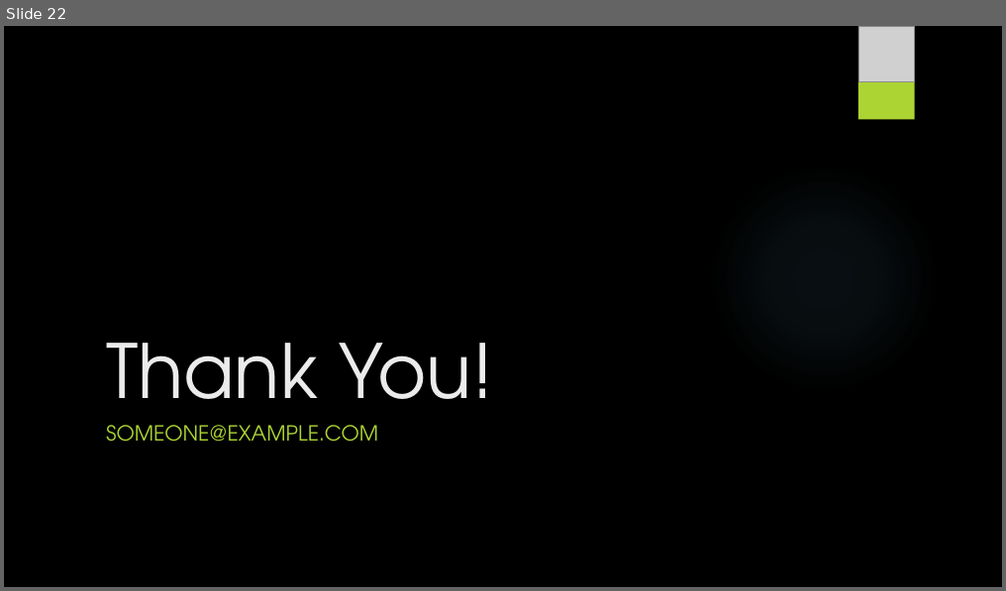
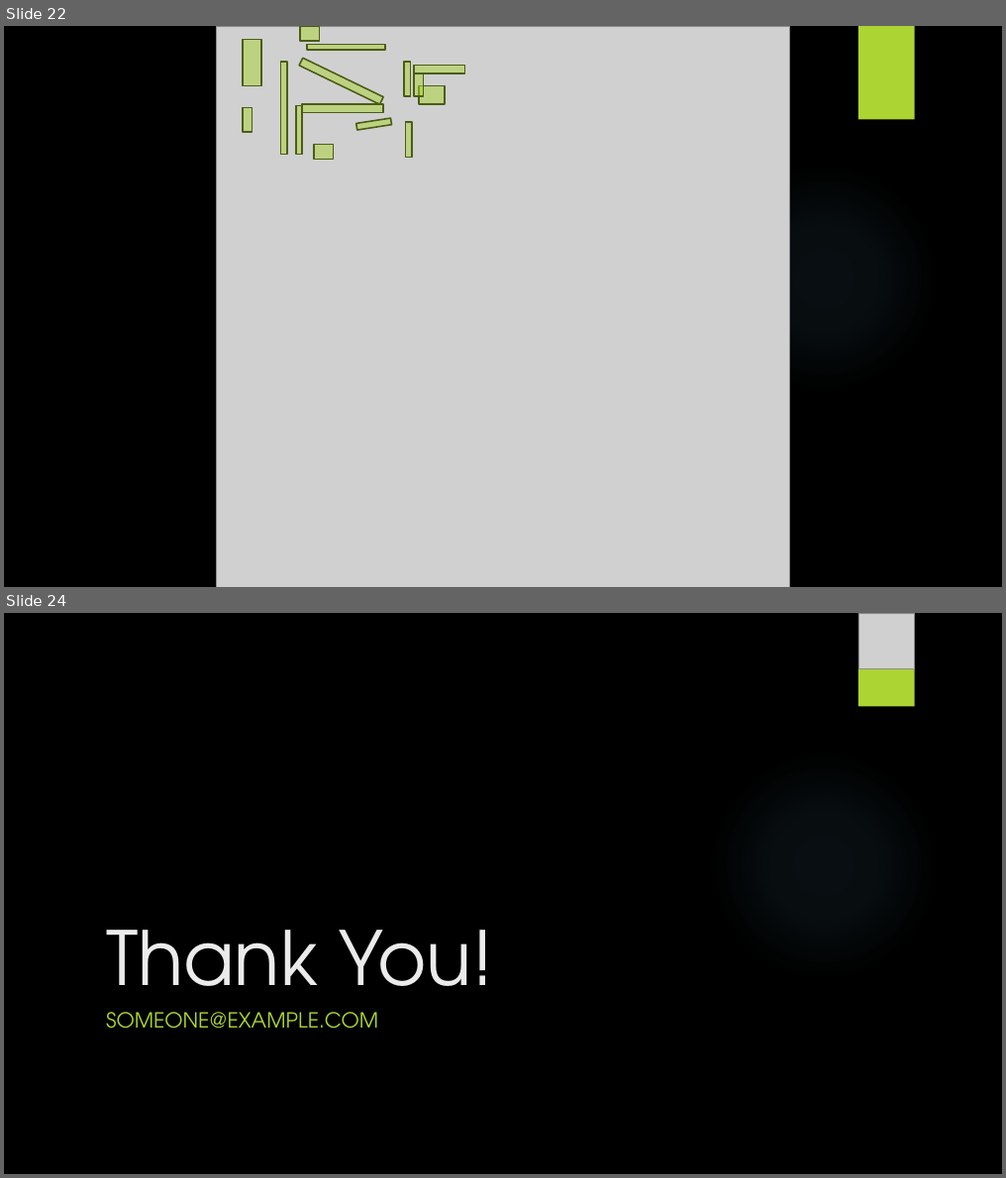
Before and after one commit to yasenstar/EA_MetaModel, a slide deck: Master_EAS_Meta-Model.pptx. Shown one above the other, each under a label of ours: slide 22 before the commit, slides 22 and 24 after it; the slides between them are not shown. The pictures are 1006x591 and 1006x1178 pixels, drawn with LibreOffice and Linux fonts; fonts in the diff are those of the drawing; grey boxes stand for pictures; background and template pictures are left out. Boxes give left, top, right and bottom in pixels: in the first picture for what was removed or moved away, otherwise in the second. Text is boxed around its words. In the diff, an @@ line names an element or a change of style, - is before the commit and + after.

```diff
--- a/Master_EAS_Meta-Model.pptx
+++ b/Master_EAS_Meta-Model.pptx
@@ slide 22 added at <box>4,26,1002,587</box>, background picture (left out); not listed: 1 template element that a slide beside it also shows @@
@@ picture added at <box>216,26,789,587</box> @@
@@ rectangle added at <box>243,40,262,85</box>, fill #ACD433 at 50% opacity, outline #4B5D16 1.5 pt @@
@@ rectangle added at <box>300,26,320,41</box>, fill #ACD433 at 50% opacity, outline #4B5D16 1.5 pt @@
@@ rectangle added at <box>307,44,386,49</box>, fill #ACD433 at 50% opacity, outline #4B5D16 1.5 pt @@
@@ rectangle added at <box>858,26,915,120</box>, fill #ACD433 @@
@@ rectangle added at <box>281,62,287,155</box>, fill #ACD433 at 50% opacity, outline #4B5D16 1.5 pt @@
@@ rectangle added at <box>299,58,384,104</box>, fill #ACD433 at 50% opacity, outline #4B5D16 1.5 pt @@
@@ rectangle added at <box>404,62,411,97</box>, fill #ACD433 at 50% opacity, outline #4B5D16 1.5 pt @@
@@ rectangle added at <box>414,65,464,74</box>, fill #ACD433 at 50% opacity, outline #4B5D16 1.5 pt @@
@@ rectangle added at <box>414,74,423,96</box>, fill #ACD433 at 50% opacity, outline #4B5D16 1.5 pt @@
@@ rectangle added at <box>243,107,252,132</box>, fill #ACD433 at 50% opacity, outline #4B5D16 1.5 pt @@
@@ rectangle added at <box>296,106,302,155</box>, fill #ACD433 at 50% opacity, outline #4B5D16 1.5 pt @@
@@ rectangle added at <box>302,104,383,113</box>, fill #ACD433 at 50% opacity, outline #4B5D16 1.5 pt @@
@@ rectangle added at <box>419,85,445,104</box>, fill #ACD433 at 50% opacity, outline #4B5D16 1.5 pt @@
@@ rectangle added at <box>314,144,334,160</box>, fill #ACD433 at 50% opacity, outline #4B5D16 1.5 pt @@
@@ rectangle added at <box>356,118,392,131</box>, fill #ACD433 at 50% opacity, outline #4B5D16 1.5 pt @@
@@ rectangle added at <box>405,123,412,158</box>, fill #ACD433 at 50% opacity, outline #4B5D16 1.5 pt @@
@@ what was slide 22 is now slide 24 @@
```
Also in this commit, not shown: 3 slides changed, 1 other slide added, 32 other files.
